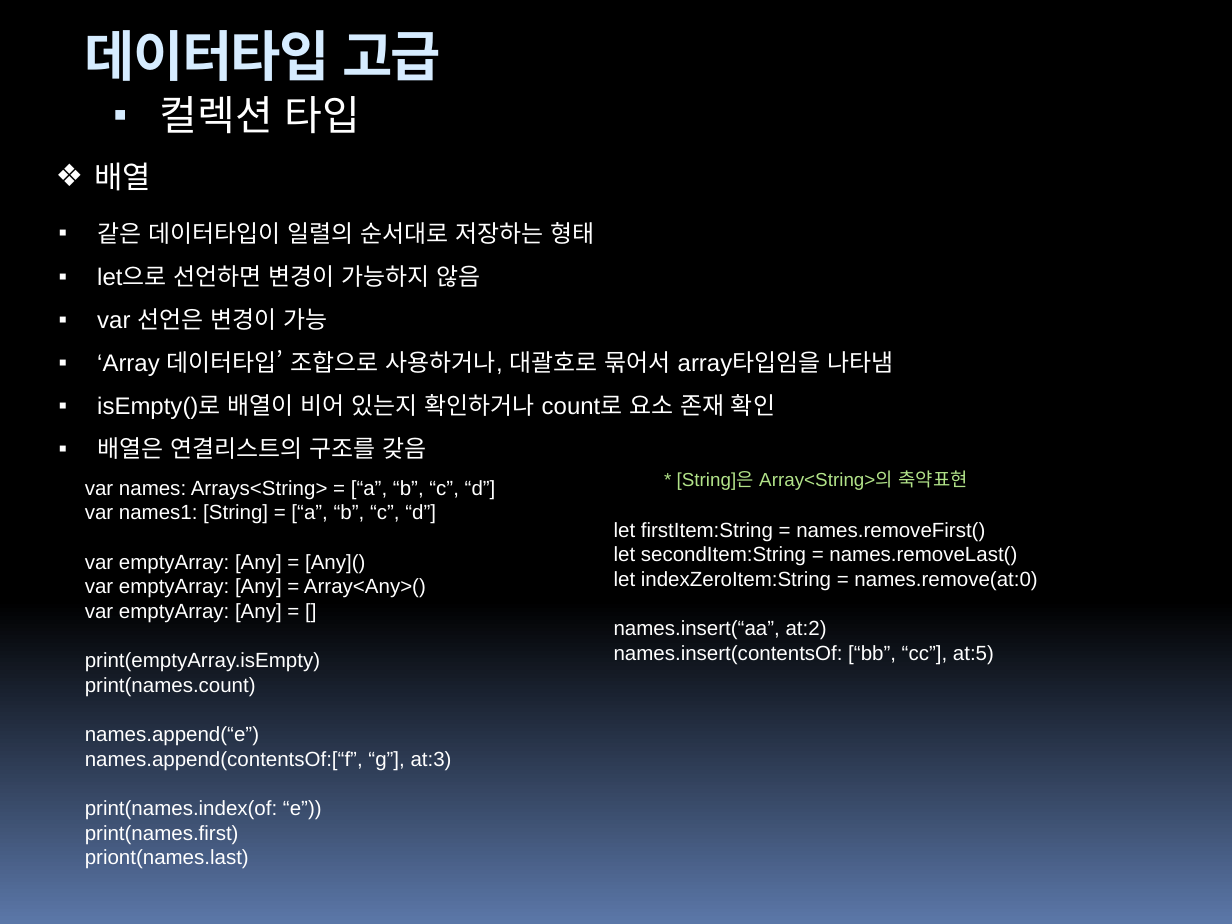
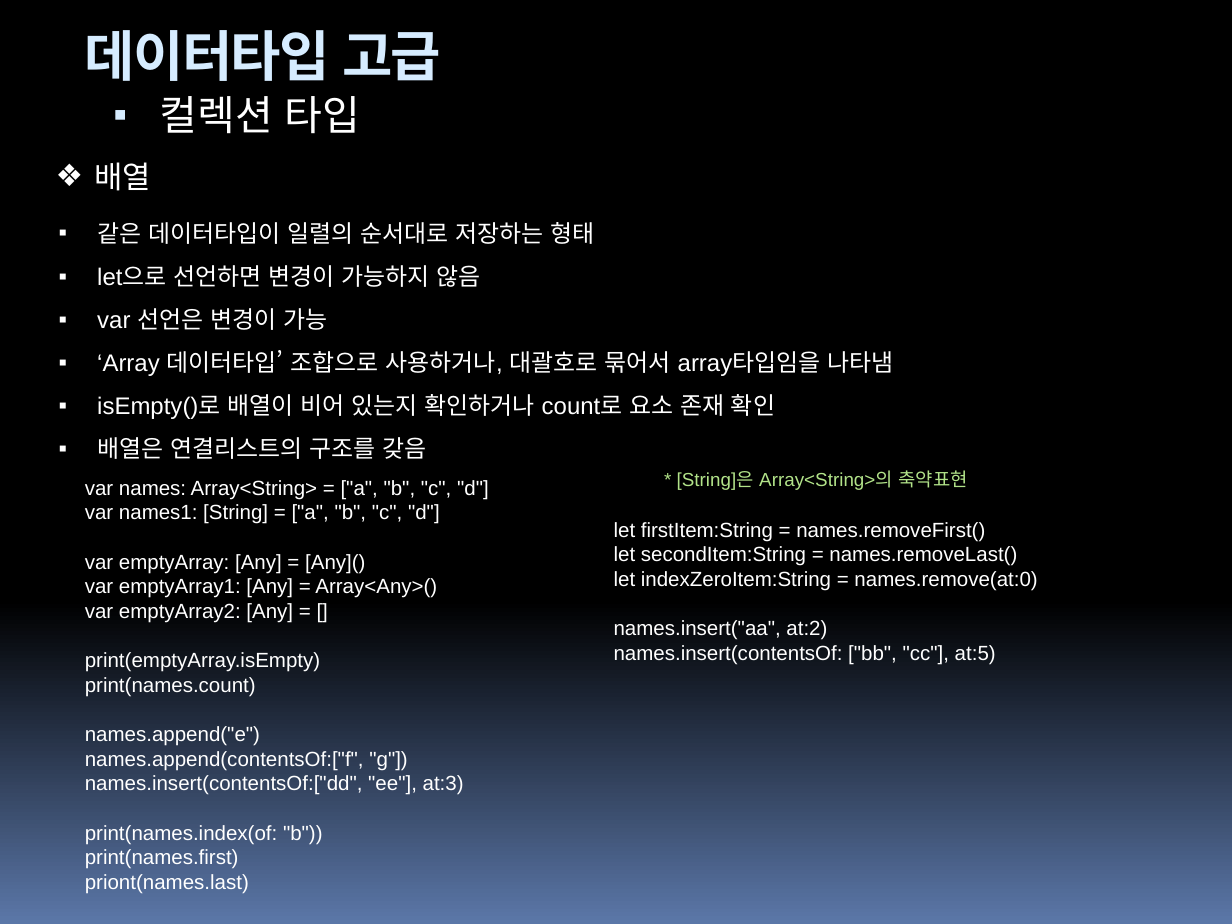
Before and after one commit to hounga13/helloSwift, a slide deck: slide 46 of Swift세미나자료.pptx. Drawn at 1232x924 pixels with LibreOffice and Linux fonts; fonts in the diff are those of the drawing. Boxes give left, top, right and bottom in pixels: in the first picture for what was removed or moved away, otherwise in the second. Text is boxed around its words. In the diff, an @@ line names an element or a change of style, - is before the commit and + after.

```diff
--- a/Swift세미나자료.pptx
+++ b/Swift세미나자료.pptx
@@ text at [85,480,489,524]: text changed @@
-var names: Arrays<String> = [“a”, “b”, “c”, “d”]
-var names1: [String] = [“a”, “b”, “c”, “d”]
+var names: Array<String> = ["a", "b", "c", "d"]
+var names1: [String] = ["a", "b", "c", "d"]
@@ text at [85,578,437,623]: text changed @@
-var emptyArray: [Any] = Array<Any>()
-var emptyArray: [Any] = []
+var emptyArray1: [Any] = Array<Any>()
+var emptyArray2: [Any] = []
@@ text at [614,620,996,665]: text changed @@
-names.insert(“aa”, at:2)
-names.insert(contentsOf: [“bb”, “cc”], at:5)
+names.insert("aa", at:2)
+names.insert(contentsOf: ["bb", "cc"], at:5)
@@ text at [85,726,464,845]: text changed @@
-names.append(“e”)
-names.append(contentsOf:[“f”, “g”], at:3)
-print(names.index(of: “e”))
+names.append("e")
+names.append(contentsOf:["f", "g"])
+names.insert(contentsOf:["dd", "ee"], at:3)
+print(names.index(of: "b"))
```
Also in this commit, not shown: 22 other slides changed, 7 slides added.
